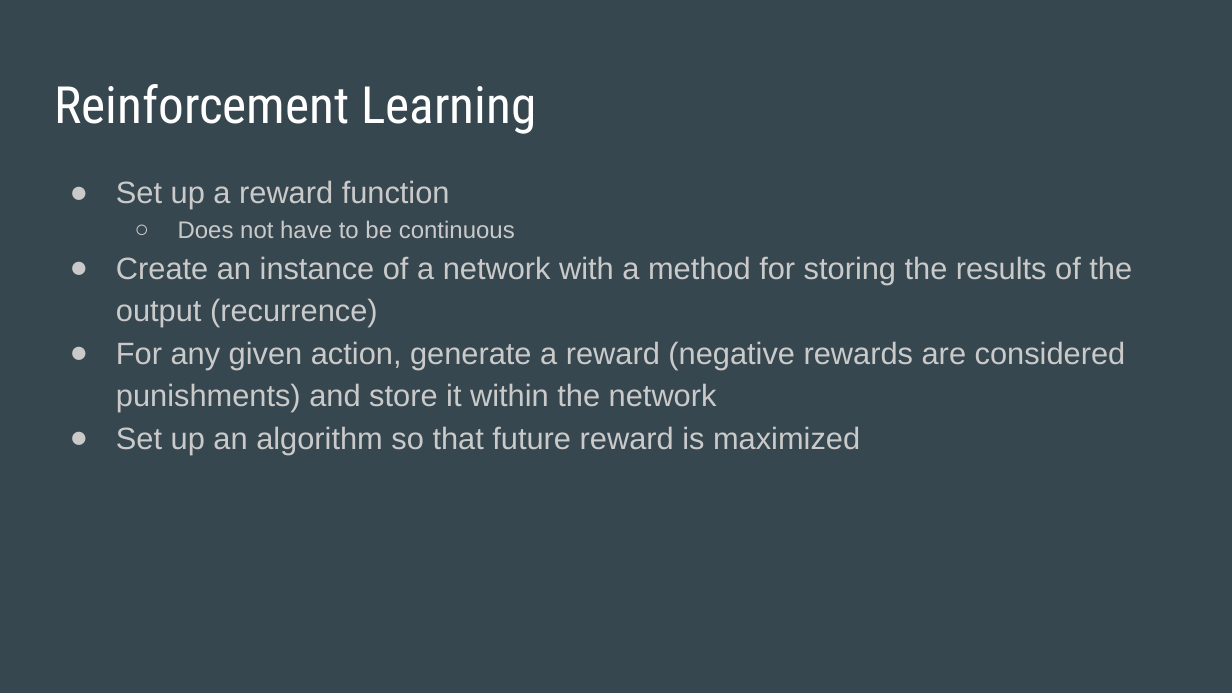
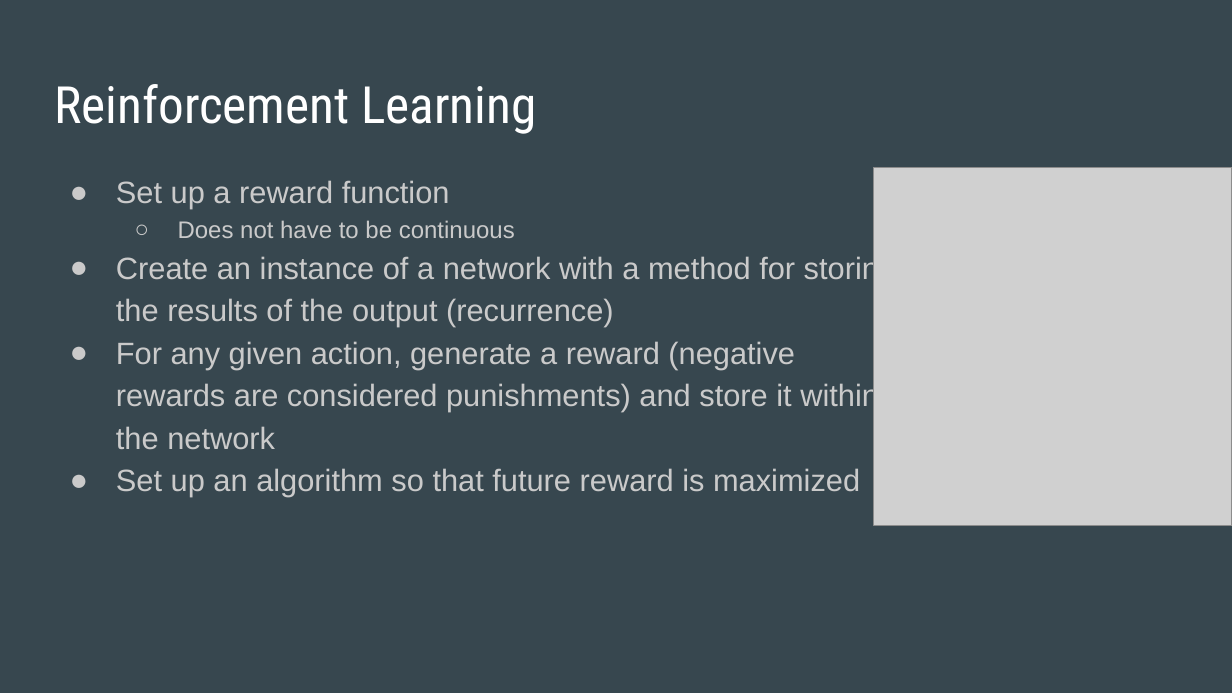
Before and after one commit to codbellamy/Directed-Study, a slide deck: slide 13 of Neural Networks/Neural Nets and AI Midterm Presentation.pptx (slide 14 before the commit). Drawn at 1232x693 pixels with LibreOffice and Linux fonts; fonts in the diff are those of the drawing; grey boxes stand for pictures. Boxes give left, top, right and bottom in pixels: in the first picture for what was removed or moved away, otherwise in the second. Text is boxed around its words. In the diff, an @@ line names an element or a change of style, - is before the commit and + after.

```diff
--- a/Neural Networks/Neural Nets and AI Midterm Presentation.pptx
+++ b/Neural Networks/Neural Nets and AI Midterm Presentation.pptx
@@ text "Set up a reward function" rewrapped from (116, 180, 1132, 455) to (116, 180, 896, 497) @@
@@ picture added at (873, 168, 1232, 526) @@
```
Also in this commit, not shown: 2 other slides changed, 2 slides added, 1 slide removed.
